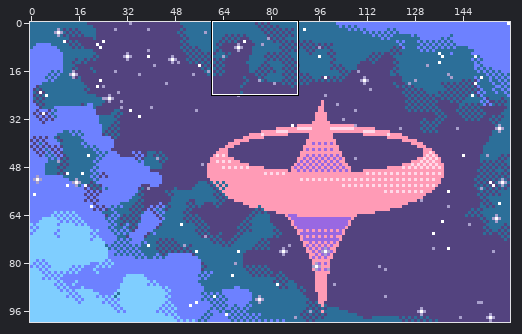
File history of a pixel-art file, Assets/Art/GUI/Title Screen.aseprite. Above, an overview of the earlier version with the close-up marked.
Close-up. Earlier state:
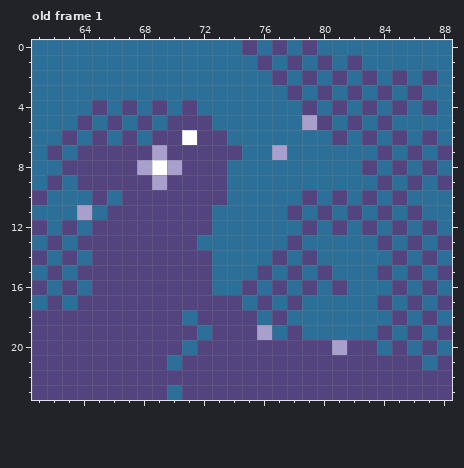
160x100 pixels, 1 frame. Shown: old frame 1: x 61..88, y 0..23. The commit also changed other frames or places, which this record leaves out.
Once edited:
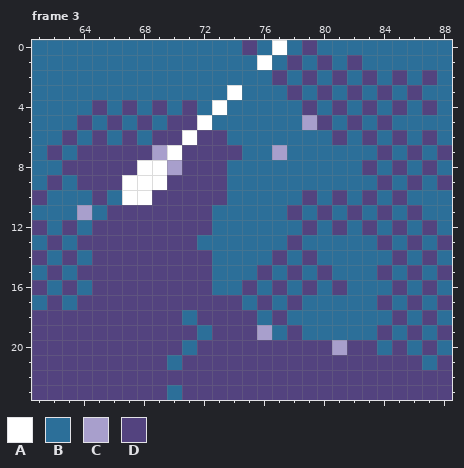
Palette (. is transparent): A #ffffff  B #2c6f99  C #a89fcc  D #53437f
A new or re-ordered frame is compared with the old frame closest to it.
From old to new:
frames 1 -> 58
layer "comet" added
--- frame 3 is new; against old frame 1, layer "comet"
@@ x 65..79 @@
- 0 BBBBBBBBBBDBDBD
- 1 BBBBBBBBBBBDBDB
+ 0 BBBBBBBBBBDBABD
+ 1 BBBBBBBBBBBABDB
  2 BBBBBBBBBBBBDBD
- 3 BBBBBBBBBBBBBDB
- 4 DBDBDBDBBBBBBBD
- 5 BDBDBDDDBBBBBBC
+ 3 BBBBBBBBBABBBDB
+ 4 DBDBDBDBABBBBBD
+ 5 BDBDBDDABBBBBBC
  6 DBDBDDADDBBBBBB
- 7 DDDDCDDDDDBBCBB
- 8 DDDCACDDDBBBBBB
- 9 DDDDCDDDDBBBBBB
-10 DBDDDDDDDBBBBBD
+ 7 DDDDCADDDDBBCBB
+ 8 DDDAACDDDBBBBBB
+ 9 DDAAADDDDBBBBBB
+10 DBAADDDDDBBBBBD
 11 BDDDDDDDBBBBBDB
Boxes around the changes in both close-ups, in picture pixels (x1, y1, x2, y2):
changed: (122, 40, 287, 205)
